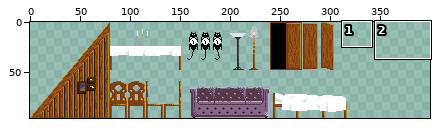
Edited in one commit: sprite sheet (Assets/Resources/Textures/Furniture.png). The first picture is a wide view before the edit; the outline marks the close-up.
Close-up. The starting point:
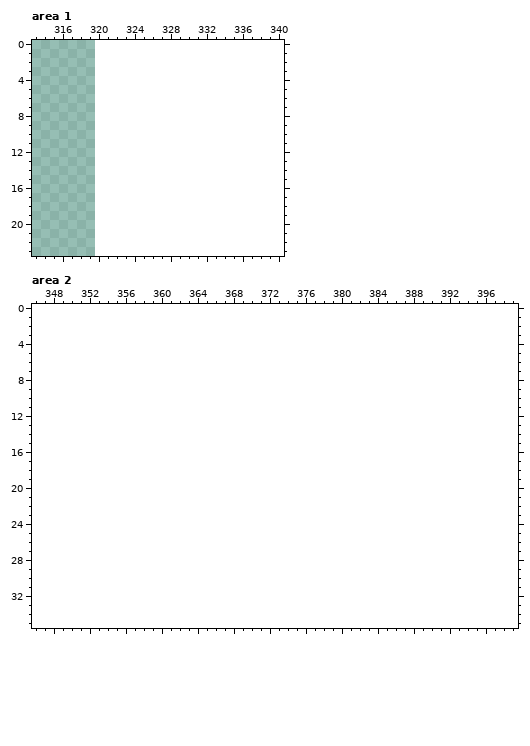
The file is 320x96 pixels. Shown: area 1: x 313..340, y 0..23; area 2: x 346..399, y 0..35. The old version is drawn lined up with the new one, on the new canvas.
After the commit:
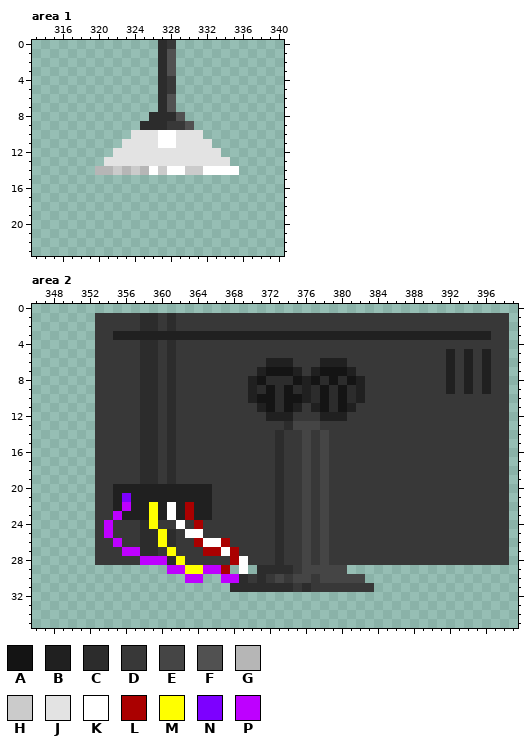
Palette (. is transparent): A #141414  B #202020  C #2c2c2c  D #383838  E #454545  F #515151  G #b6b6b6  H #cbcbcb  J #e3e3e3  K #ffffff  L #aa0000  M #ffff00  N #7d00ff  P #be00ff
The exact change:
canvas 320x96 -> 400x96
--- area 1
@@ x 313..340 @@
- 0 ............................
- 1 ............................
- 2 ............................
- 3 ............................
- 4 ............................
- 5 ............................
- 6 ............................
- 7 ............................
- 8 ............................
- 9 ............................
-10 ............................
-11 ............................
-12 ............................
-13 ............................
-14 ............................
+ 0 ..............CD............
+ 1 ..............CF............
+ 2 ..............CF............
+ 3 ..............CF............
+ 4 ..............CD............
+ 5 ..............CD............
+ 6 ..............CF............
+ 7 ..............CF............
+ 8 .............CCCF...........
+ 9 ............CCCDDF..........
+10 ...........JJJKKJJJ.........
+11 ..........JJJJKKJJJJ........
+12 .........JJJJJJJJJJJJ.......
+13 ........JJJJJJJJJJJJJJ......
+14 .......GGHGHGKHKKHHKKKK.....
 15 ............................
--- area 2
@@ x 346..399 @@
  0 ......................................................
- 1 ......................................................
- 2 ......................................................
- 3 ......................................................
- 4 ......................................................
- 5 ......................................................
- 6 ......................................................
- 7 ......................................................
- 8 ......................................................
- 9 ......................................................
-10 ......................................................
-11 ......................................................
-12 ......................................................
-13 ......................................................
-14 ......................................................
-15 ......................................................
-16 ......................................................
-17 ......................................................
-18 ......................................................
-19 ......................................................
-20 ......................................................
-21 ......................................................
-22 ......................................................
-23 ......................................................
-24 ......................................................
-25 ......................................................
-26 ......................................................
-27 ......................................................
-28 ......................................................
-29 ......................................................
-30 ......................................................
-31 ......................................................
+ 1 .......DDDDDCCDCDDDDDDDDDDDDDDDDDDDDDDDDDDDDDDDDDDDDD.
+ 2 .......DDDDDCCDCDDDDDDDDDDDDDDDDDDDDDDDDDDDDDDDDDDDDD.
+ 3 .......DDBBBBBBBBBBBBBBBBBBBBBBBBBBBBBBBBBBBBBBBBBBDD.
+ 4 .......DDDDDCCDCDDDDDDDDDDDDDDDDDDDDDDDDDDDDDDDDDDDDD.
+ 5 .......DDDDDCCDCDDDDDDDDDDDDDDDDDDDDDDDDDDDDDDBDBDBDD.
+ 6 .......DDDDDCCDCDDDDDDDDDDBBBDDDBBBDDDDDDDDDDDBDBDBDD.
+ 7 .......DDDDDCCDCDDDDDDDDDBAAABDBAAABDDDDDDDDDDBDBDBDD.
+ 8 .......DDDDDCCDCDDDDDDDDBACCCABACACABDDDDDDDDDBDBDBDD.
+ 9 .......DDDDDCCDCDDDDDDDDBCACACBCACACBDDDDDDDDDBDBDBDD.
+10 .......DDDDDCCDCDDDDDDDDBAACAABCACACBDDDDDDDDDDDDDDDD.
+11 .......DDDDDCCDCDDDDDDDDDBACABDBACABDDDDDDDDDDDDDDDDD.
+12 .......DDDDDCCDCDDDDDDDDDDBBBDDDBBBDDDDDDDDDDDDDDDDDD.
+13 .......DDDDDCCDCDDDDDDDDDDDDCEEEDDDDDDDDDDDDDDDDDDDDD.
+14 .......DDDDDCCDCDDDDDDDDDDDCDDEDEDDDDDDDDDDDDDDDDDDDD.
+15 .......DDDDDCCDCDDDDDDDDDDDCDDEDEDDDDDDDDDDDDDDDDDDDD.
+16 .......DDDDDCCDCDDDDDDDDDDDCDDEDEDDDDDDDDDDDDDDDDDDDD.
+17 .......DDDDDCCDCDDDDDDDDDDDCDDEDEDDDDDDDDDDDDDDDDDDDD.
+18 .......DDDDDCCDCDDDDDDDDDDDCDDEDEDDDDDDDDDDDDDDDDDDDD.
+19 .......DDDDDCCDCDDDDDDDDDDDCDDEDEDDDDDDDDDDDDDDDDDDDD.
+20 .......DDBBBBBBBBBBBDDDDDDDCDDEDEDDDDDDDDDDDDDDDDDDDD.
+21 .......DDBNBBBBBBBBBDDDDDDDCDDEDEDDDDDDDDDDDDDDDDDDDD.
+22 .......DDBPBBMBKBLBBDDDDDDDCDDEDEDDDDDDDDDDDDDDDDDDDD.
+23 .......DDPBBBMBKBLBBDDDDDDDCDDEDEDDDDDDDDDDDDDDDDDDDD.
+24 .......DPDDDCMDDKDLDDDDDDDDCDDEDEDDDDDDDDDDDDDDDDDDDD.
+25 .......DPDDDCCMCDKKDDDDDDDDCDDEDEDDDDDDDDDDDDDDDDDDDD.
+26 .......DDPDDCCMCDDLKKLDDDDDCDDEDEDDDDDDDDDDDDDDDDDDDD.
+27 .......DDDPPCCDMDDDLLKLDDDDCDDEDEDDDDDDDDDDDDDDDDDDDD.
+28 .......DDDDDPPPCMDDDDDLKDDDCDDEDEDDDDDDDDDDDDDDDDDDDD.
+29 ...............PPMMPPL.K.CCCCDEEEEE...................
+30 .................PP..PPCDCDEDEEDEEEEE.................
+31 ......................CCCCCCCDCDDDDDDD................
 32 ......................................................
